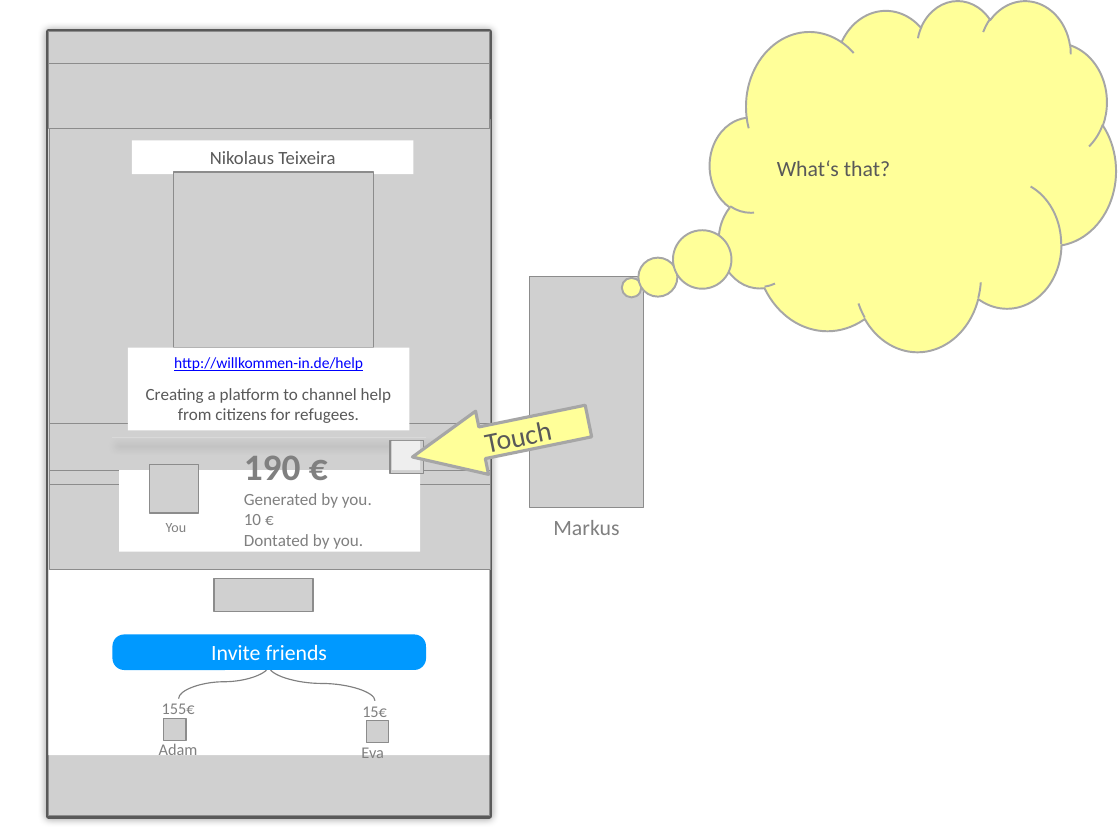
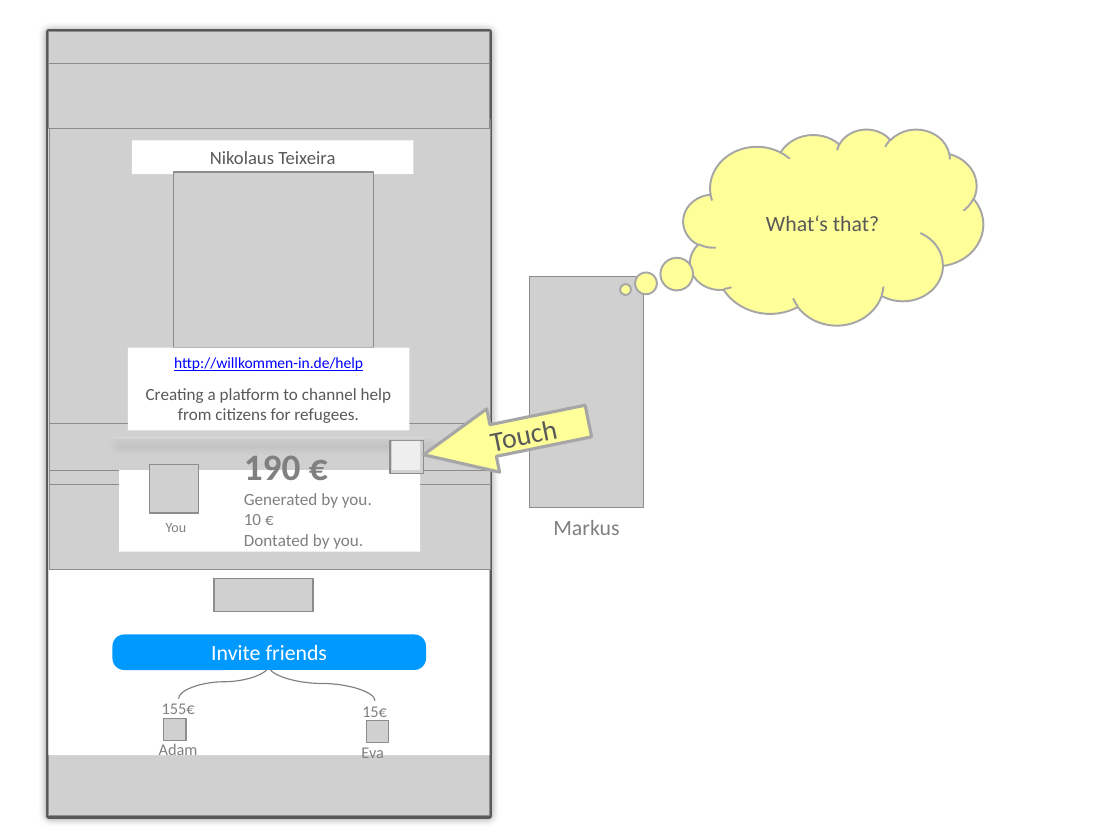
Before and after one commit to MoritzTheile/com.supeyou, a slide deck: slide 21 of com.supeyou.project/doc/SupeYou.scenario.nikolaus.pptx (slide 17 before the commit). Drawn at 1120x840 pixels with LibreOffice and Linux fonts; fonts in the diff are those of the drawing; grey boxes stand for pictures. Boxes give left, top, right and bottom in pixels: in the first picture for what was removed or moved away, otherwise in the second. Text is boxed around its words. In the diff, an @@ line names an element or a change of style, - is before the commit and + after.

```diff
--- a/com.supeyou.project/doc/SupeYou.scenario.nikolaus.pptx
+++ b/com.supeyou.project/doc/SupeYou.scenario.nikolaus.pptx
@@ thought cloud "What‘s that?": place and size @@
-thought cloud "What‘s that?" at [710,0,1116,351]
+thought cloud "What‘s that?" at [683,129,983,325]
@@ thought cloud "What‘s that?" at [683,129,983,325]: alignment left to centre @@
@@ right arrow "Touch": place and size @@
-right arrow "Touch" at [406,389,595,489]
+right arrow "Touch" at [417,389,595,486]
```
Also in this commit, not shown: 7 other slides changed, 4 slides added, 5 other files.
